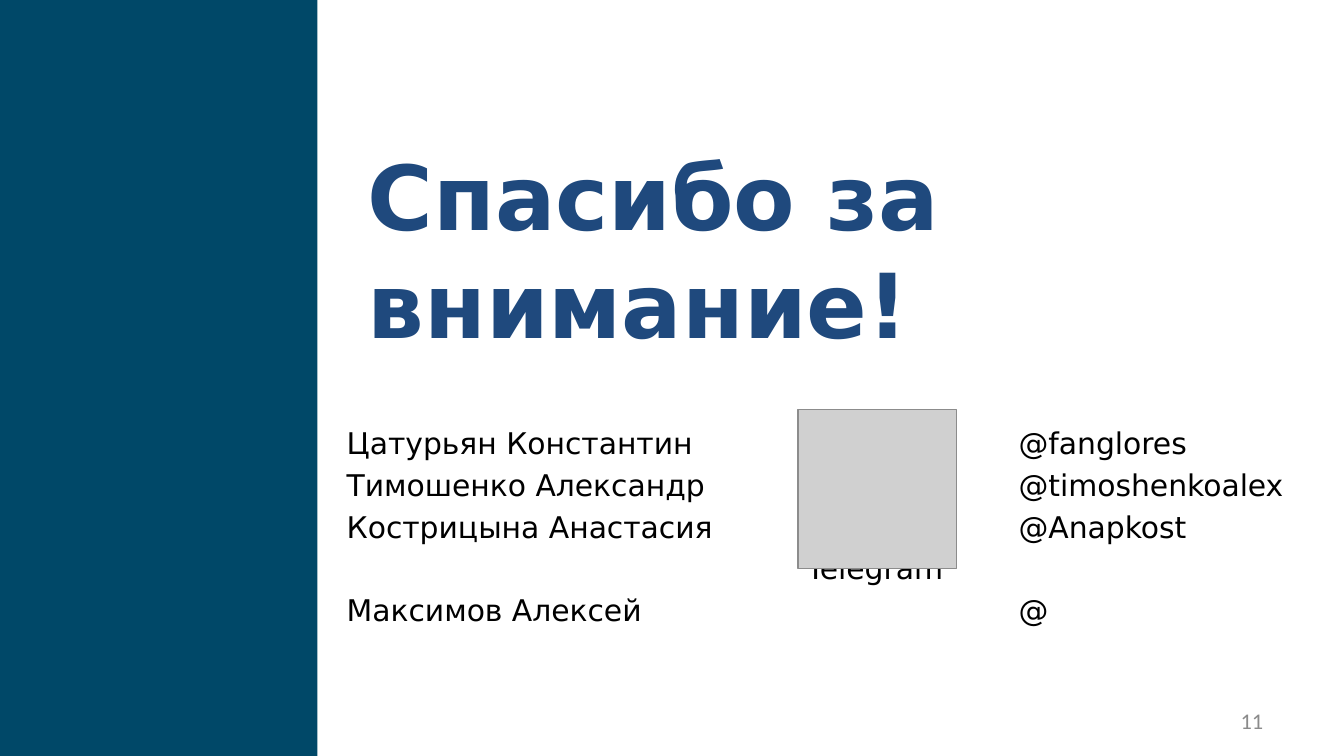
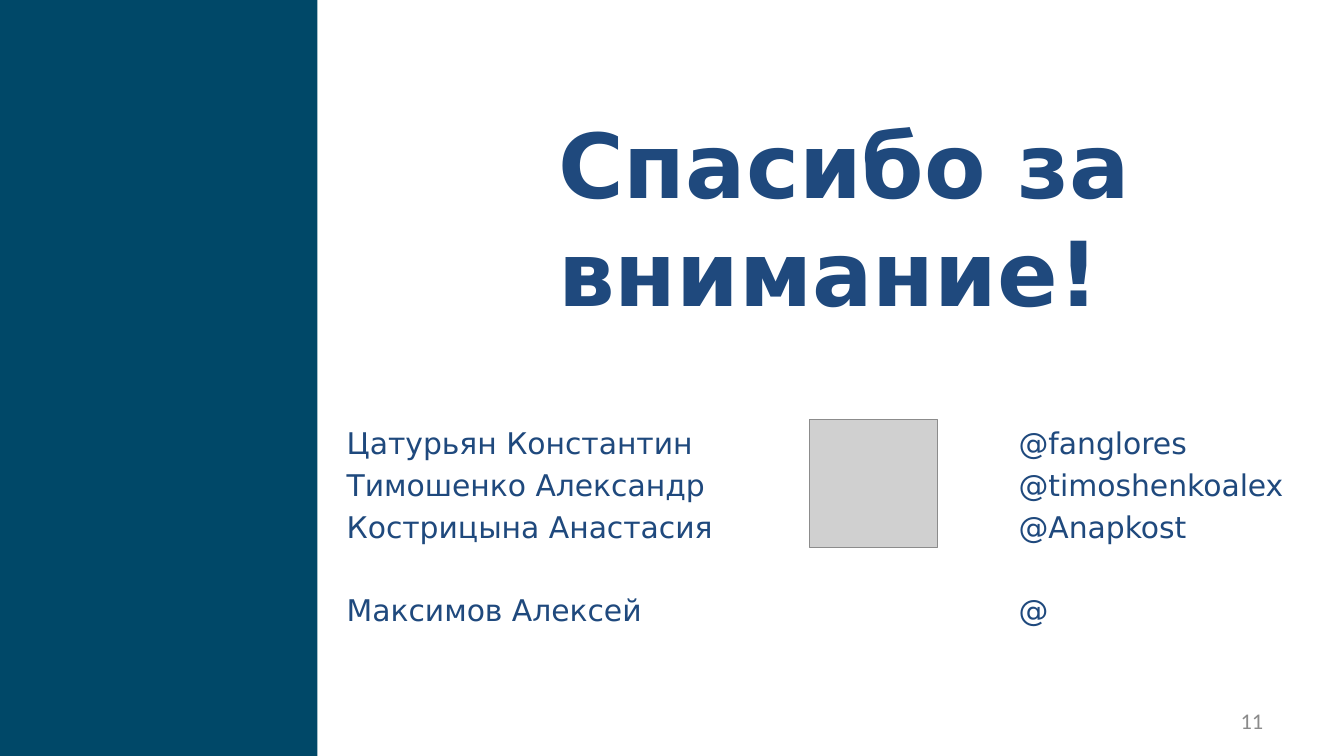
Before and after one commit to fanglores/Gagarin-2022, a slide deck: slide 11 of doc/Presentation.pptx. Drawn at 1344x756 pixels with LibreOffice and Linux fonts; fonts in the diff are those of the drawing; grey boxes stand for pictures. Boxes give left, top, right and bottom in pixels: in the first picture for what was removed or moved away, otherwise in the second. Text is boxed around its words. In the diff, an @@ line names an element or a change of style, - is before the commit and + after.

```diff
--- a/doc/Presentation.pptx
+++ b/doc/Presentation.pptx
@@ text "Спасибо за внимание!": place and size @@
-text "Спасибо за внимание!" at bbox=[368, 159, 938, 340]
+text "Спасибо за внимание!" at bbox=[558, 127, 1129, 308]
@@ text "Цатурьян Константин @fanglores" at bbox=[347, 432, 1187, 622]: text colour #000000 to #1F497D @@
@@ picture: place and size @@
-picture at bbox=[798, 410, 957, 569]
+picture at bbox=[809, 419, 937, 547]
@@ text at bbox=[807, 568, 943, 586]: paragraph removed @@
-Telegram
```
Also in this commit, not shown: 4 other slides changed, 1 slide added, 1 slide removed.
